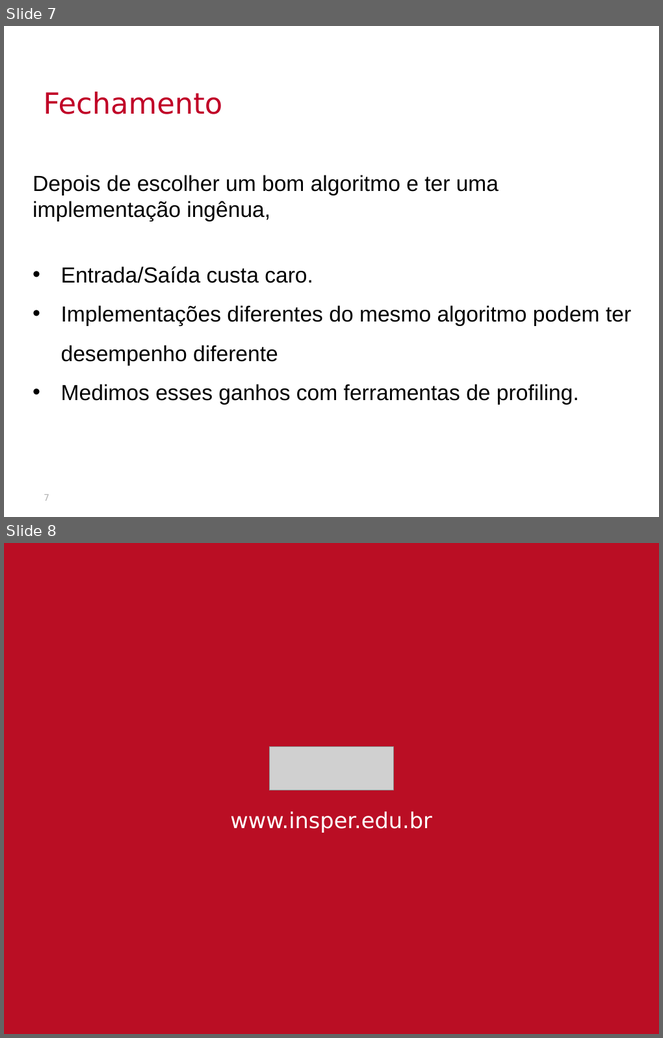
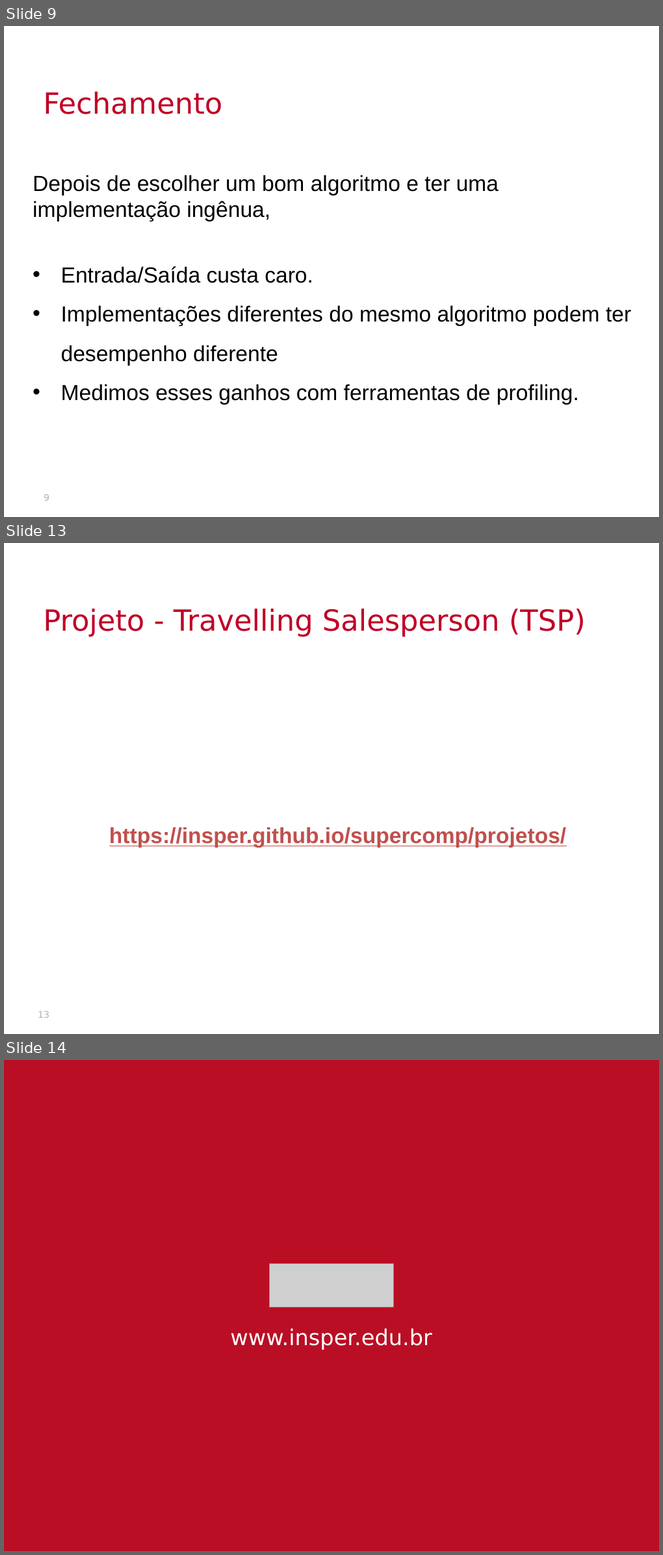
Before and after one commit to thalials/supercomp, a slide deck: aulas/03-profiling-e-projeto/slides.pptx. Shown one above the other, each under a label of ours: slides 7 and 8 before the commit, slides 9, 13 and 14 after it; the slides between them are not shown. The pictures are 663x1038 and 663x1555 pixels, drawn with LibreOffice and Linux fonts; fonts in the diff are those of the drawing; grey boxes stand for pictures; background and template pictures are left out. Boxes give left, top, right and bottom in pixels: in the first picture for what was removed or moved away, otherwise in the second. Text is boxed around its words. In the diff, an @@ line names an element or a change of style, - is before the commit and + after.

```diff
--- a/aulas/03-profiling-e-projeto/slides.pptx
+++ b/aulas/03-profiling-e-projeto/slides.pptx
@@ slide 13 added at bbox=[4, 543, 659, 1034], background picture (left out) @@
@@ text added at bbox=[43, 609, 586, 637], 32 pt, text #C00026 @@
+Projeto - Travelling Salesperson (TSP)
@@ text added at bbox=[109, 827, 566, 848], 24 pt, text #C0504D, bold, underline @@
+https://insper.github.io/supercomp/projetos/
@@ page number added at bbox=[38, 1012, 50, 1018], 10 pt, text #B2B2B2 @@
+13
@@ what was slide 7 is now slide 9 @@
@@ page number at bbox=[44, 495, 50, 501]: text changed @@
-7
+9
@@ what was slide 8 is now slide 14 @@
```
Also in this commit, not shown: 1 slide changed, 5 other slides added, 28 other files.
